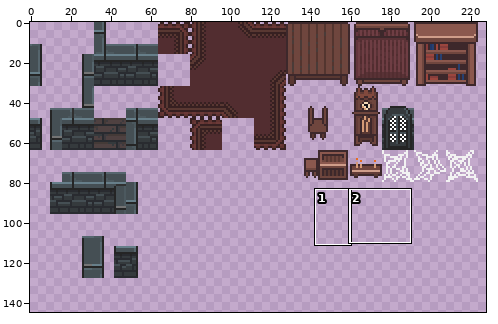
Two versions of one sprite sheet, sprites/tileset.png. The picture above shows the old version from afar; the outline marks the close-up.
Close-up. First the earlier version:
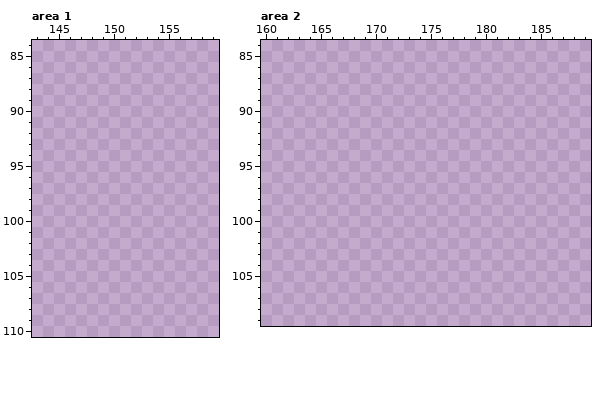
The file is 256x256 pixels. Colours within 5 levels of each other are drawn and written as one. Shown: area 1: x 143..159, y 84..110; area 2: x 160..189, y 84..109. The wide view leaves out empty margins. The commit also changed other parts of the picture, which this record leaves out.
After:
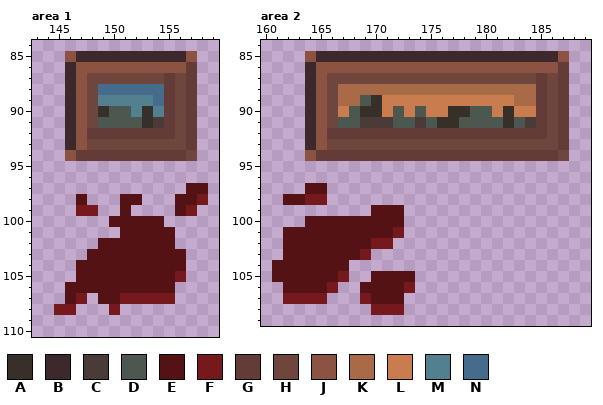
Palette (. is transparent): A #363029  B #3d282b  C #4a3b38  D #4c574f  E #541215  F #76191c  G #633c37  H #6f463e  J #8c5343  K #a96b47  L #c97c4d  M #52808e  N #456c8d
Change:
Changed rows in their new state; - is an unchanged pixel.
Area 1:
first column x 145:
 85 -JBBBBBBBBBBJ-
 86 -BJJJJJJJJJJG-
 87 -BJHHHHHHHGHG-
 88 -BJHNNNNNNGHG-
 89 -BJHMMMMMNGHG-
 90 -BJHADDMAMGHG-
 91 -BJHDDDDACGHG-
 92 -BJGGGGGGGGHG-
 93 -BJHHHHHHHHHG-
 94 -JGGGGGGGGGGH-
 97 ------------EE
 98 --E---EE---EEF
 99 --FF--E----EF-
100 -----EEEEE----
101 ------EEEEE---
102 ----EEEEEEE---
103 ---EEEEEEEEE--
104 --EEEEEEEEEE--
105 --EEEEEEEEEF--
106 -EEEEEEEEEE---
107 -EF-EEFFFFF---
108 FF---F--------
Area 2:
first column x 161:
 85 ---JBBBBBBBBBBBBBBBBBBBBBBJ
 86 ---BJJJJJJJJJJJJJJJJJJJJJJG
 87 ---BJHHHHHHHHHHHHHHHHHHHGHG
 88 ---BJHKKKKKKKKKKKKKKKKKKGHG
 89 ---BJHKKDALLLLLLLLLLLLKKGHG
 90 ---BJHLDAALDLDLLAADDLALLGHG
 91 ---BJHDDCCCDDCDAADDDDADCGHG
 92 ---BJGGGGGGGGGGGGGGGGGGGGHG
 93 ---BJHHHHHHHHHHHHHHHHHHHHHG
 94 ---JGGGGGGGGGGGGGGGGGGGGGGH
 97 ---EE----------------------
 98 -EEFF----------------------
 99 ---------EEE---------------
100 ---EEEEEEEEE---------------
101 -EEEEEEEEEEF---------------
102 -EEEEEEEEFF----------------
103 -EEEEEEEF------------------
104 EEEEEEE--------------------
105 EEEEEEF--EEEE--------------
106 -EEEEF--EEEEF--------------
107 -FFFF---FEEE---------------
108 ---------FFF---------------
